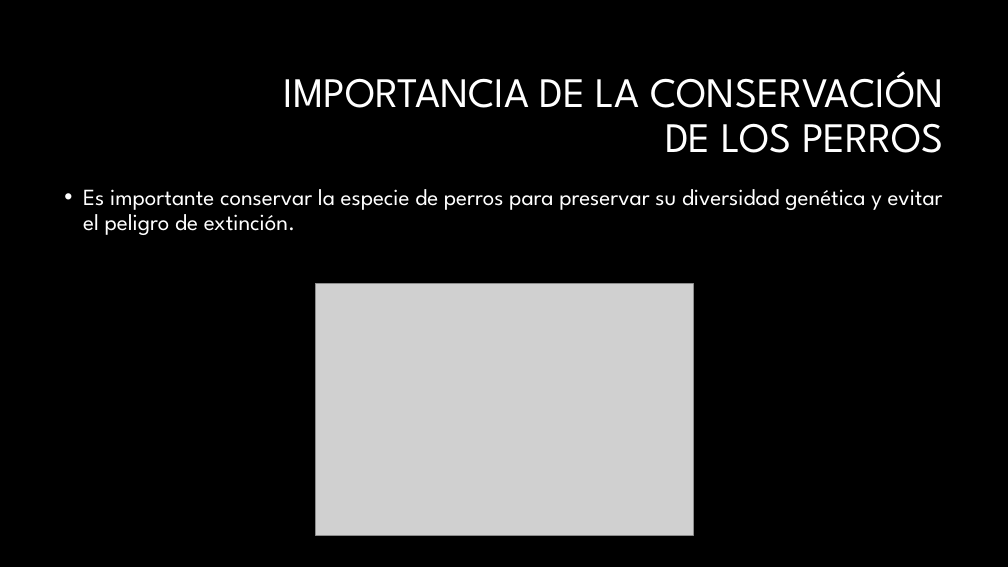
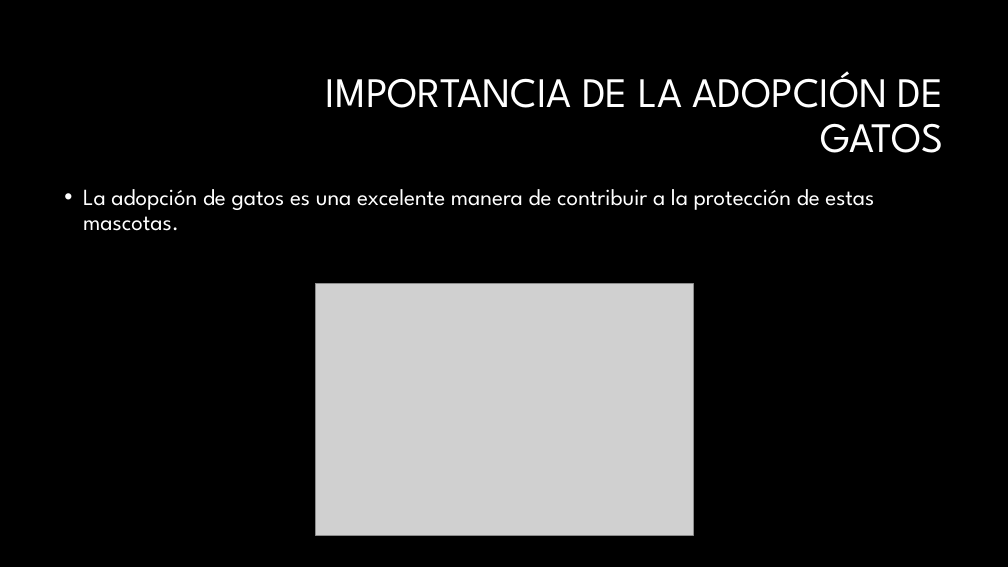
Before and after one commit to JorgeSotoAudelo/AI_PresentationGenerator, a slide deck: slide 6 of app/temp/output.pptx. Drawn at 1008x567 pixels with LibreOffice and Linux fonts; fonts in the diff are those of the drawing; grey boxes stand for pictures; background and template pictures are left out. Boxes give left, top, right and bottom in pixels: in the first picture for what was removed or moved away, otherwise in the second. Text is boxed around its words. In the diff, an @@ line names an element or a change of style, - is before the commit and + after.

```diff
--- a/app/temp/output.pptx
+++ b/app/temp/output.pptx
@@ title at box(326, 71, 944, 153): text changed @@
-IMPORTANCIA DE LA CONSERVACIÓN DE LOS PERROS
+IMPORTANCIA DE LA ADOPCIÓN DE GATOS
@@ text at box(83, 189, 874, 231): text changed @@
-• Es importante conservar la especie de perros para preservar su diversidad genética y evitar el peligro de extinción.
+• La adopción de gatos es una excelente manera de contribuir a la protección de estas mascotas.
```
Also in this commit, not shown: 3 other slides changed, 2 slides added, 2 slides removed.
